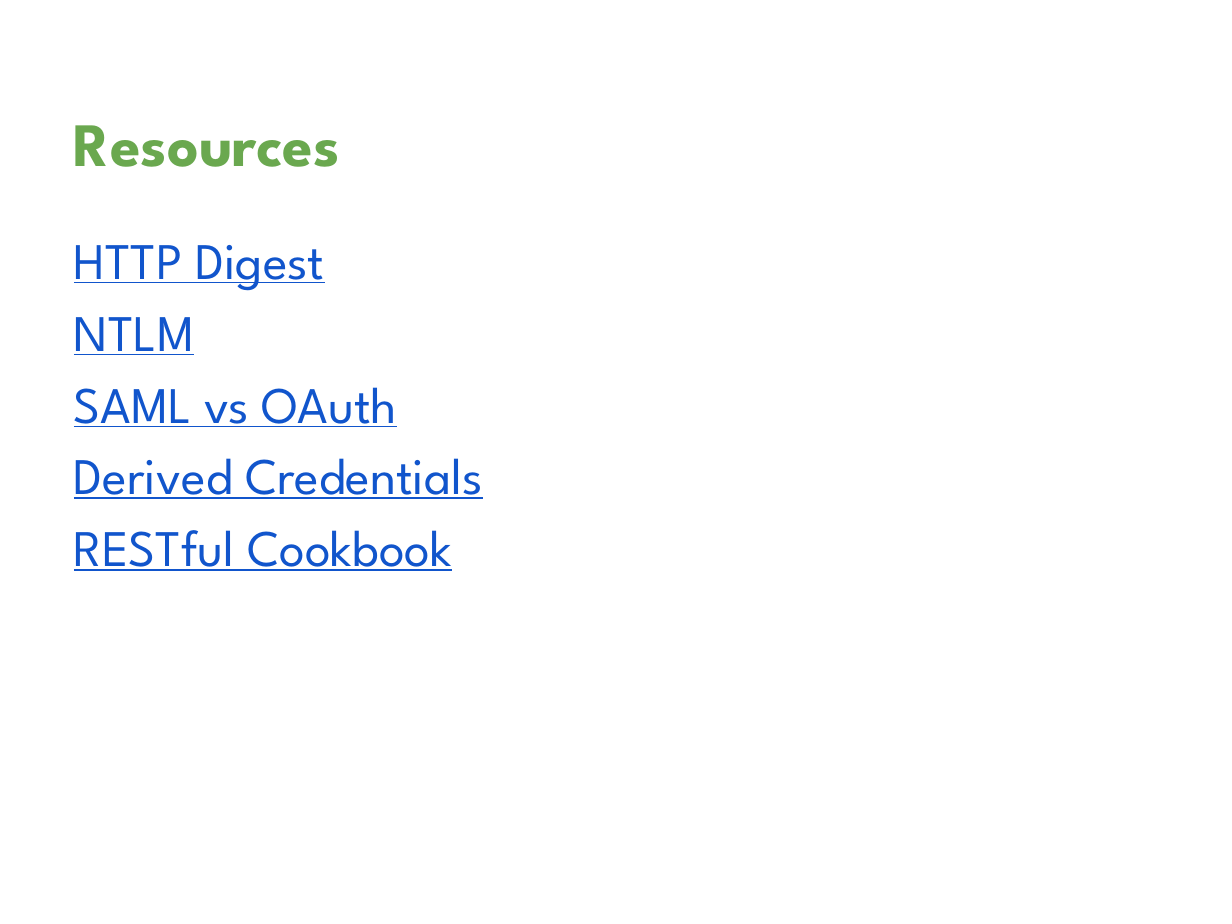
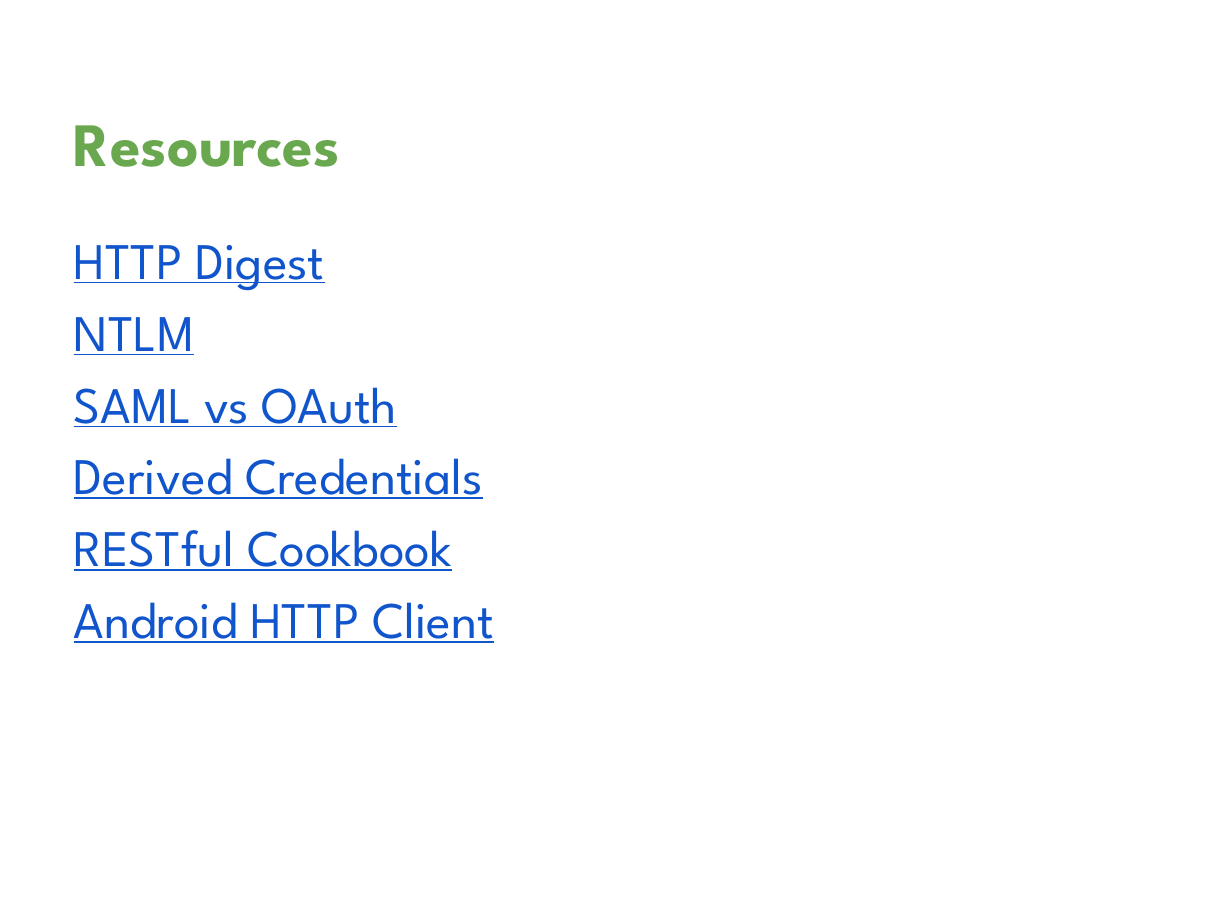
Before and after one commit to davetrux/gdgmidevfest-2017, a slide deck: slide 43 of MobileAuthWebWorld.pptx (slide 41 before the commit). Drawn at 1232x924 pixels with LibreOffice and Linux fonts; fonts in the diff are those of the drawing; background and template pictures are left out. Boxes give left, top, right and bottom in pixels: in the first picture for what was removed or moved away, otherwise in the second. Text is boxed around its words. In the diff, an @@ line names an element or a change of style, - is before the commit and + after.

```diff
--- a/MobileAuthWebWorld.pptx
+++ b/MobileAuthWebWorld.pptx
@@ text at (x1=74, y1=602, x2=494, y2=643): paragraph added @@
+Android HTTP Client
```
Also in this commit, not shown: 7 other slides changed, 7 slides added, 5 slides removed.
